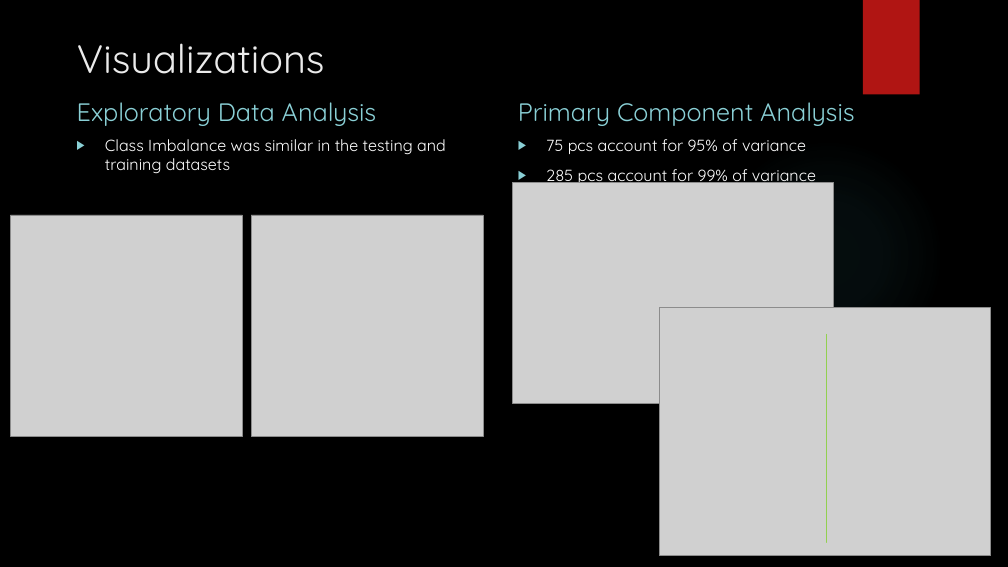
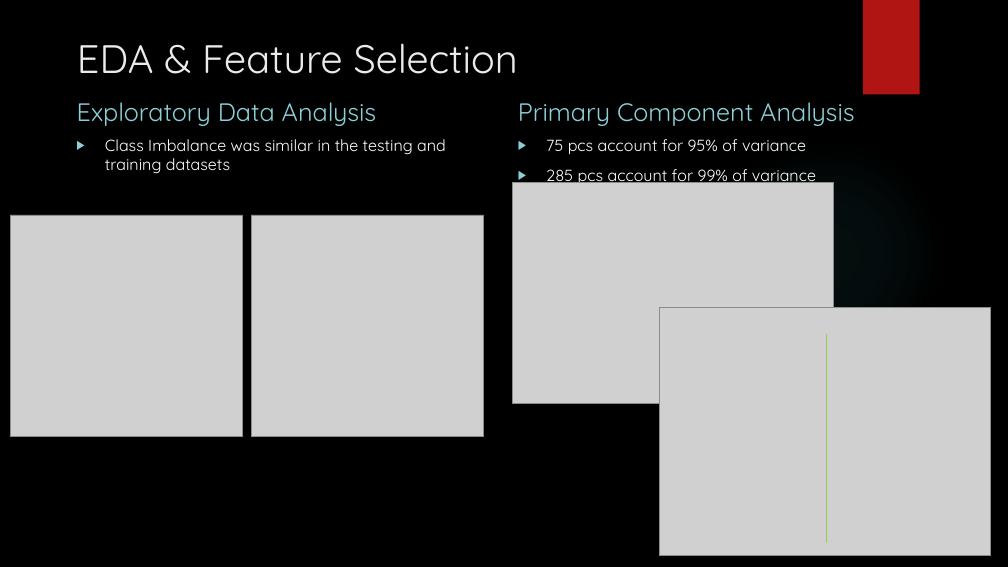
Before and after one commit to kennybcuz/smartphone_activity_recognition, a slide deck: slide 5 of Activity Recognition Using Smartphones.pptx. Drawn at 1008x567 pixels with LibreOffice and Linux fonts; fonts in the diff are those of the drawing; grey boxes stand for pictures; background and template pictures are left out. Boxes give left, top, right and bottom in pixels: in the first picture for what was removed or moved away, otherwise in the second. Text is boxed around its words. In the diff, an @@ line names an element or a change of style, - is before the commit and + after.

```diff
--- a/Activity Recognition Using Smartphones.pptx
+++ b/Activity Recognition Using Smartphones.pptx
@@ title at (77, 43, 518, 74): text changed @@
-Visualizations
+EDA & Feature Selection
```
Also in this commit, not shown: 1 other slide changed.
